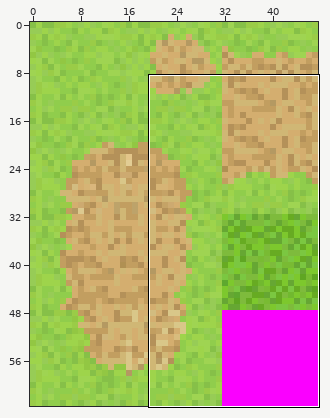
Two versions of one pixel-art sprite, main/resources/worlds/grass_tileset.png. Above: a wide view before the commit, with the close-up outlined.
Close-up. Old version:
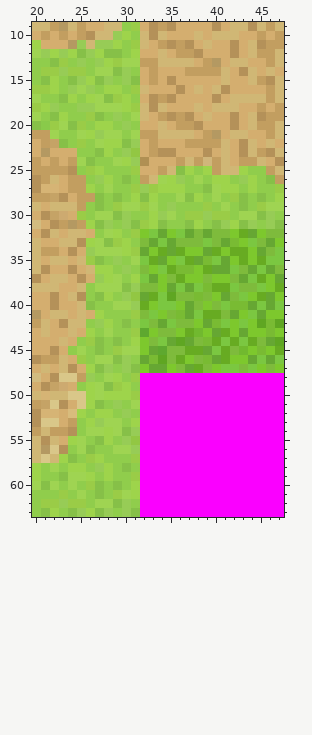
The file is 48x64 pixels. Colours within 5 levels of each other are drawn and written as one. Shown: x 20..47, y 9..63.
Now the later version:
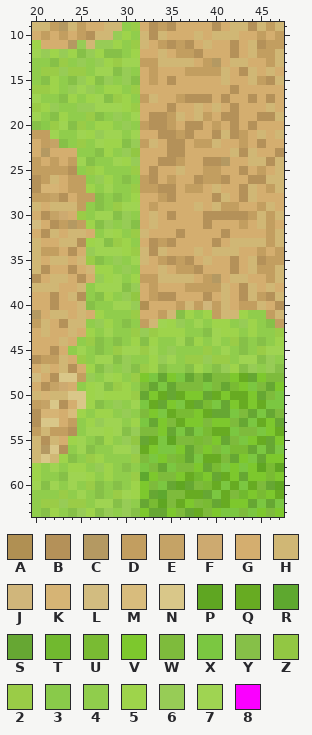
Palette (. is transparent): A #b09053  B #b49159  C #b49962  D #c29e60  E #c5a366  F #cdaa70  G #d4ae6f  H #d0b775  J #d0b67b  K #d6b475  L #d2bc80  M #d8bc7d  N #d9c789  P #5fa622  Q #67ab22  R #5ea82f  S #66a733  T #71b92f  U #79bb33  V #7dc82d  W #7ebb3c  X #7bc741  Y #86c048  Z #92c743  2 #9acc47  3 #89ca4a  4 #90cd4c  5 #9ed44b  6 #97cc56  7 #9fd452  8 #fa00ff
Edits made:
@@ x 30..47 @@
 15 6YGDGBGGGGGHGGHDBH
-16 42HGGGBGHGHBGGGGDH
-17 54GBDBGGGGBGHHHHDH
-18 52HBHGGGHGHHHGGDGD
-19 47HGDBDBGHGGBGHBDD
-20 64GGHGDDBGGGBGHDDH
-21 47DDHHHHGDCGHHGGDH
-22 Y6GDGGGDDDDHGBHGHG
-23 6ZGDBBGGGBGHGBHDBH
-24 56AGGGDHDJDHGDDHGB
-25 42GGDHY545DHH544DH
-26 Y4DH756474554654YD
-27 426255544Y75545442
-28 45Y5447Y54742Y4Y45
-29 7727464442474Y4277
-30 644567422622477Y64
-31 6Y25Y44Y54Y65Y646Y
-32 42VXSVXSWSWWVQSVWW
-33 54WSXSWWWXWSUVXWSV
-34 52SVQSQVVSQVQQVSWX
-35 47XQSVXQSUXSVQVQXX
-36 64WVXQUUVQSSXWSXSW
-37 45XSVWQVVWVVWSXQVS
-38 Y6WWVSXSXUQQXWWXVQ
-39 6ZSQXPWWUWVSWXVQSV
-40 76QVXXVSWVWXUUSXSX
-41 42WXVWUSXQQWSVXSVV
-42 Y4XWSXWWVSUXVXVPUP
-43 42RVWWVQTVSQVSVVUV
-44 45VWXSPSWUQXQXQWSP
-45 77VSRWWQQSXQWTVUVQ
-46 64SUPWQVWUSQVVSXSX
-47 6YVSSVWSQWVXXWXVWV
-48 428888888888888888
-49 548888888888888888
-50 528888888888888888
-51 478888888888888888
-52 648888888888888888
-53 458888888888888888
-54 Y68888888888888888
-55 6Z8888888888888888
-56 768888888888888888
-57 428888888888888888
-58 Y48888888888888888
-59 428888888888888888
-60 458888888888888888
-61 758888888888888888
-62 648888888888888888
-63 6Y8888888888888888
+16 42GGGGGGGGGGBGGGGG
+17 54DHGGDBBBGBGGBGBG
+18 52GGGBGGHGHGBGGGHG
+19 47GBBDHGHDGBBGGBBH
+20 64DBBDGBBGDGBGBGGG
+21 47GGBBDBGGBHBDGHGH
+22 Y6DHGBBGDDHGGDGBGG
+23 6ZGGGBBGGGGGHBHGGB
+24 56GGBBDGGBBCGGHHBH
+25 42GBGGHGGDDGGBGDGH
+26 Y4DBGDGGBDDBGGBBHH
+27 42DDBBGDDGHGGBHGDH
+28 45GGDBGGGGBHGBHGGG
+29 77GDGGGGHGHDDGGDHG
+30 64GHGBGGGBBBBBDHDH
+31 6YGHGGGGGBGGGDGHDG
+32 42HGGGBGGGGBGGGGDH
+33 54GBDBGGGGBGHHHHDH
+34 52HBHGGGHGHHHGGDGD
+35 47HGDBDBGHGGBGHBDD
+36 64GGHGDDBGGGBGHDDH
+37 45DDHHHHGDCGHHGGDH
+38 Y6GDGGGDDDDHGBHGHG
+39 6ZGDBBGGGBGHGBHDBH
+40 76AGGGDHDJDHGDDHGB
+41 42GGDHY545DHH544DH
+42 Y4DH756474554654YD
+43 426255544Y75545442
+44 45Y5447Y54742Y4Y45
+45 7727464442474Y4277
+46 644567422622477Y64
+47 6Y25Y44Y54Y65Y646Y
+48 42VXSVXSWSWWVQSVWW
+49 54WSXSWWWXWSUVXWSV
+50 52SVQSQVVSQVQQVSWX
+51 47XQSVXQSUXSVQVQXX
+52 64WVXQUUVQSSXWSXSW
+53 45XSVWQVVWVVWSXQVS
+54 Y6WWVSXSXUQQXWWXVQ
+55 6ZSQXPWWUWVSWXVQSV
+56 76QVXXVSWVWXUUSXSX
+57 42WXVWUSXQQWSVXSVV
+58 Y4XWSXWWVSUXVXVPUP
+59 42RVWWVQTVSQVSVVUV
+60 45VWXSPSWUQXQXQWSP
+61 75VSRWWQQSXQWTVUVQ
+62 64SUPWQVWUSQVVSXSX
+63 6YVSSVWSQWVXXWXVWV
Pixel boxes of the changes (left, top, right, bottom) in both close-ups:
changed: (140, 85, 284, 517)
